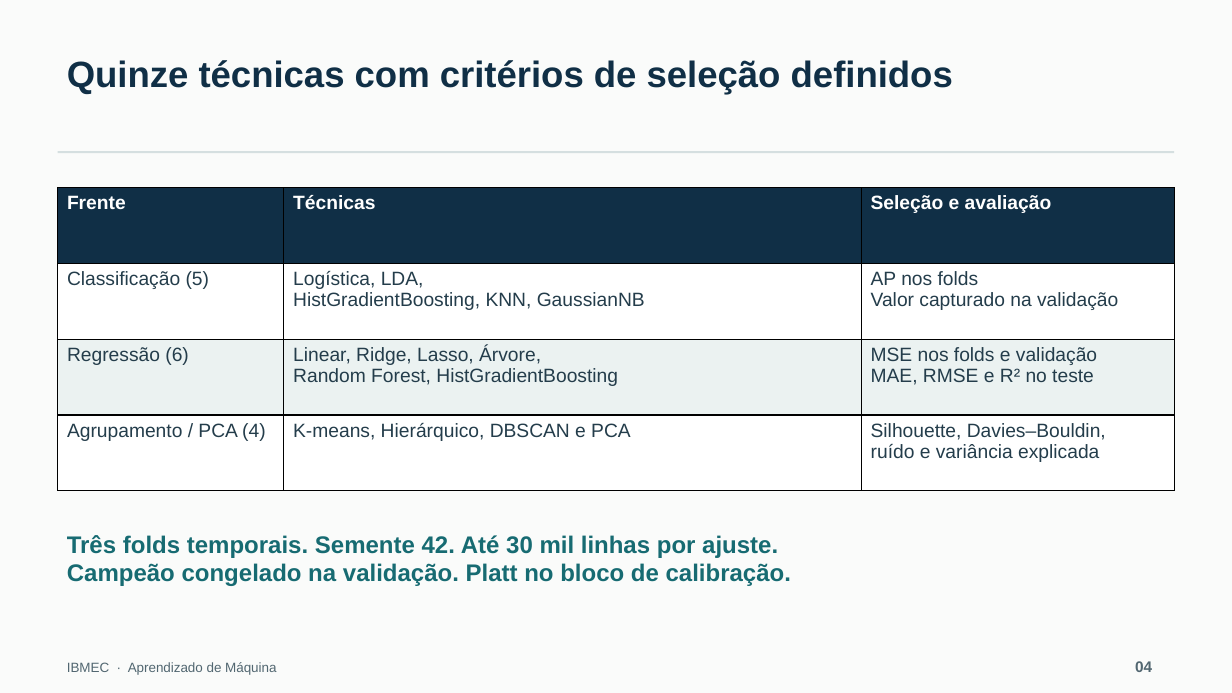
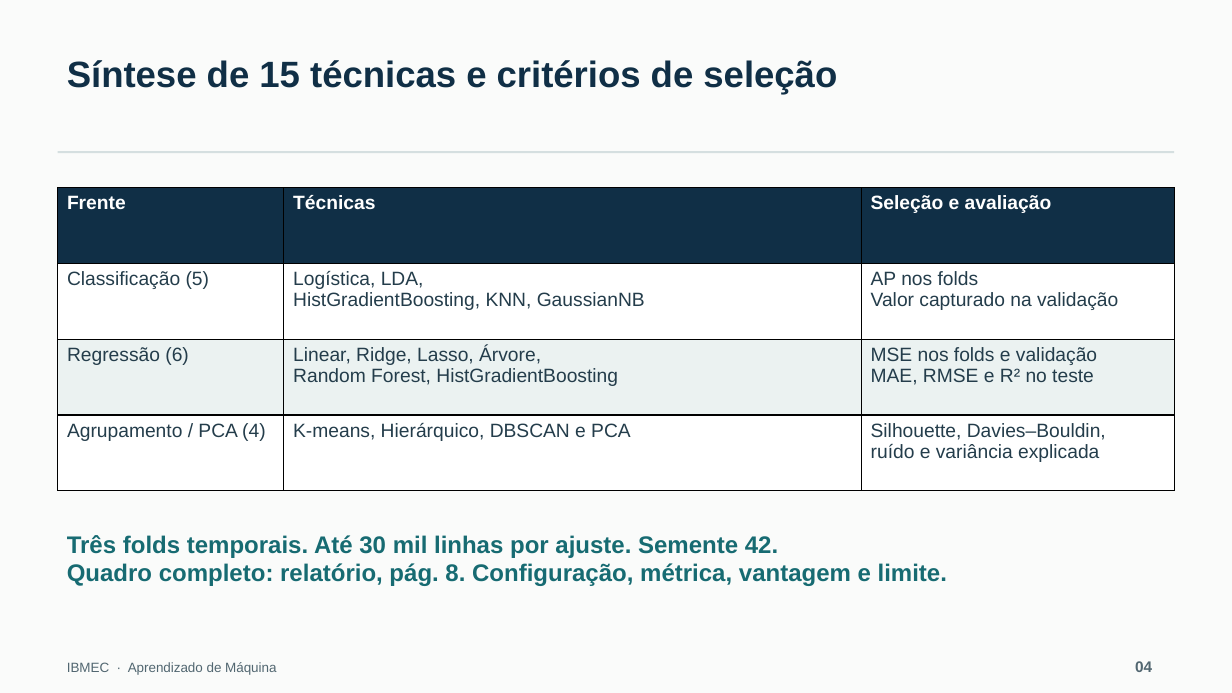
Before and after one commit to joao-castroo/deteccao-fraudes-ml-ibmec, a slide deck: slide 4 of deliverables/apresentacao_Fraude.pptx. Drawn at 1232x693 pixels with LibreOffice and Linux fonts; fonts in the diff are those of the drawing. Boxes give left, top, right and bottom in pixels: in the first picture for what was removed or moved away, otherwise in the second. Text is boxed around its words. In the diff, an @@ line names an element or a change of style, - is before the commit and + after.

Commit message:
Confere requisitos e completa síntese e diagnósticos da entrega

```diff
--- a/deliverables/apresentacao_Fraude.pptx
+++ b/deliverables/apresentacao_Fraude.pptx
@@ text at (67,60,837,94): text changed @@
-Quinze técnicas com critérios de seleção definidos
+Síntese de 15 técnicas e critérios de seleção
@@ text at (67,535,947,586): text changed @@
-Três folds temporais. Semente 42. Até 30 mil linhas por ajuste.
-Campeão congelado na validação. Platt no bloco de calibração.
+Três folds temporais. Até 30 mil linhas por ajuste. Semente 42.
+Quadro completo: relatório, pág. 8. Configuração, métrica, vantagem e limite.
```
Also in this commit, not shown: 4 other slides changed, 22 other files.
